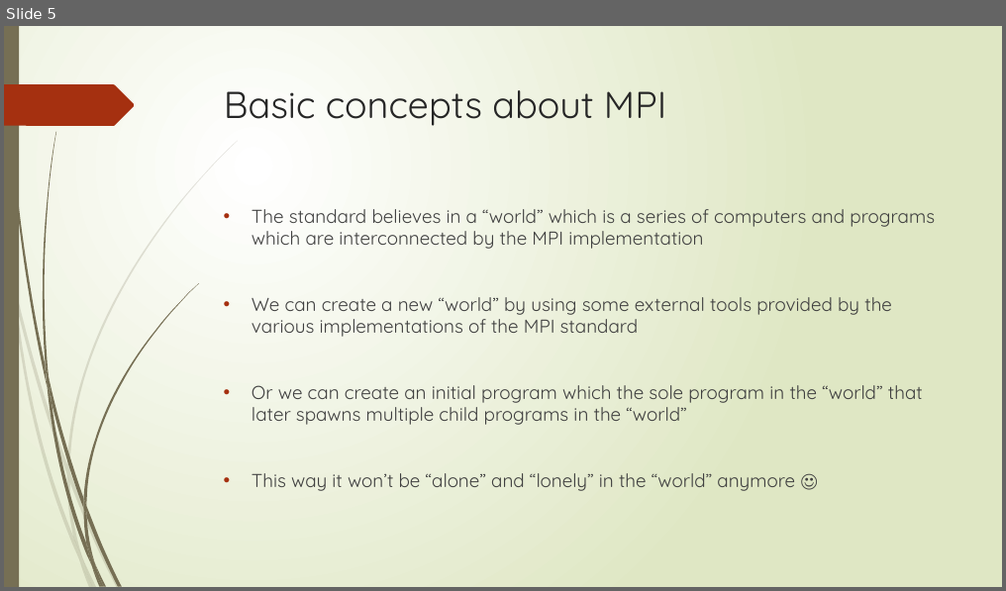
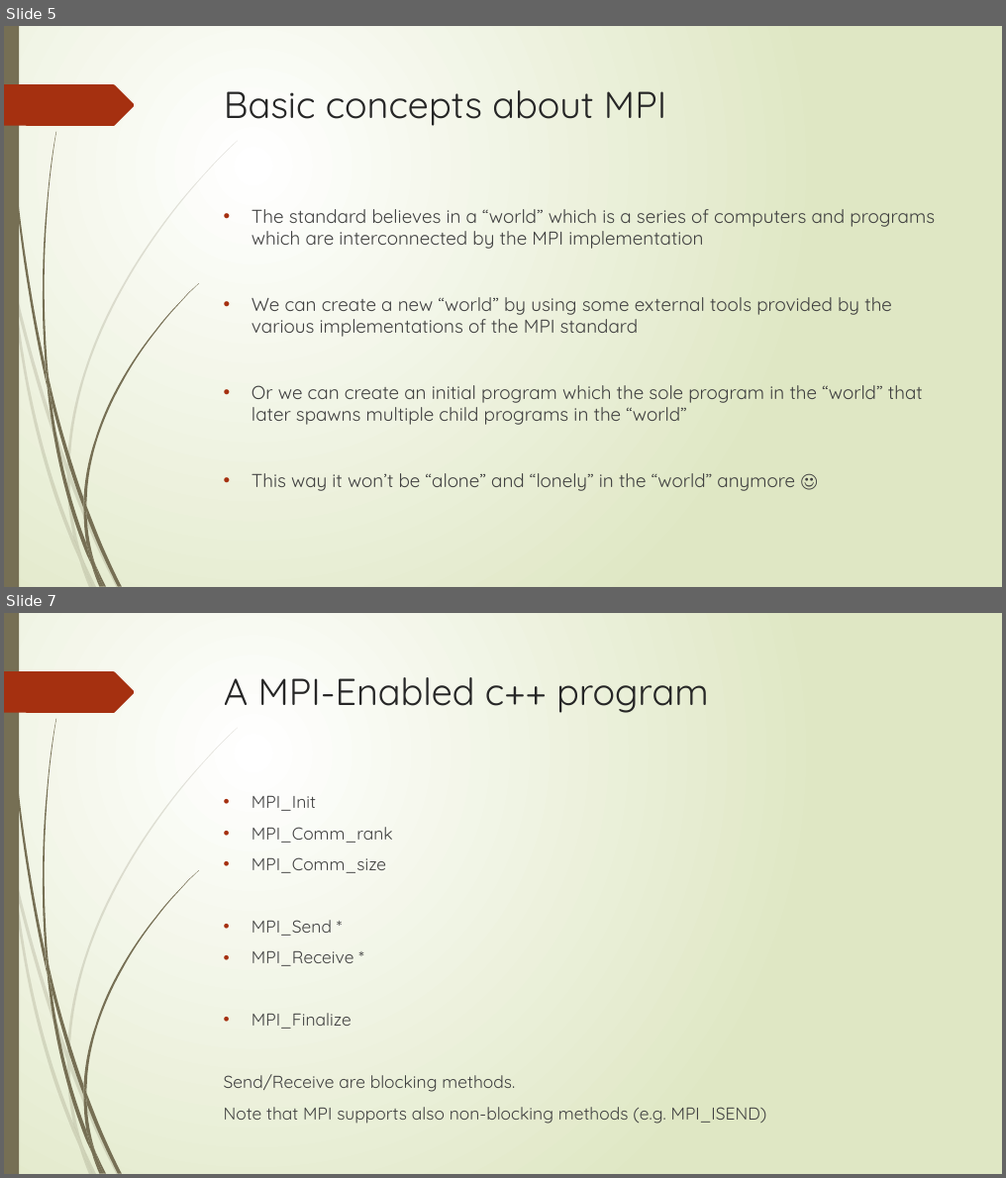
Before and after one commit to Alecu100/PD_Tema1, a slide deck: Microsoft MPI.pptx. Shown one above the other, each under a label of ours: slide 5 before the commit, slides 5 and 7 after it; the slides between them are not shown. The pictures are 1006x591 and 1006x1178 pixels, drawn with LibreOffice and Linux fonts; fonts in the diff are those of the drawing. Boxes give left, top, right and bottom in pixels: in the first picture for what was removed or moved away, otherwise in the second. Text is boxed around its words. In the diff, an @@ line names an element or a change of style, - is before the commit and + after.

```diff
--- a/Microsoft MPI.pptx
+++ b/Microsoft MPI.pptx
@@ slide 7 added at [4, 613, 1002, 1174], background gradient #FFFFFF to #DFE8C4; not listed: 24 template elements that a slide beside it also shows @@
@@ title added at [224, 677, 709, 713], 36 pt, text #262626 @@
+A MPI-Enabled c++ program
@@ text added at [224, 795, 767, 1124], 16.6 pt, text #404040 @@
+• MPI_Init
+• MPI_Comm_rank
+• MPI_Comm_size
+• MPI_Send *
+• MPI_Receive *
+• MPI_Finalize
+Send/Receive are blocking methods.
+Note that MPI supports also non-blocking methods (e.g. MPI_ISEND)
```
Also in this commit, not shown: 2 slides changed, 5 other slides added, 1 slide removed, 28 other files.
